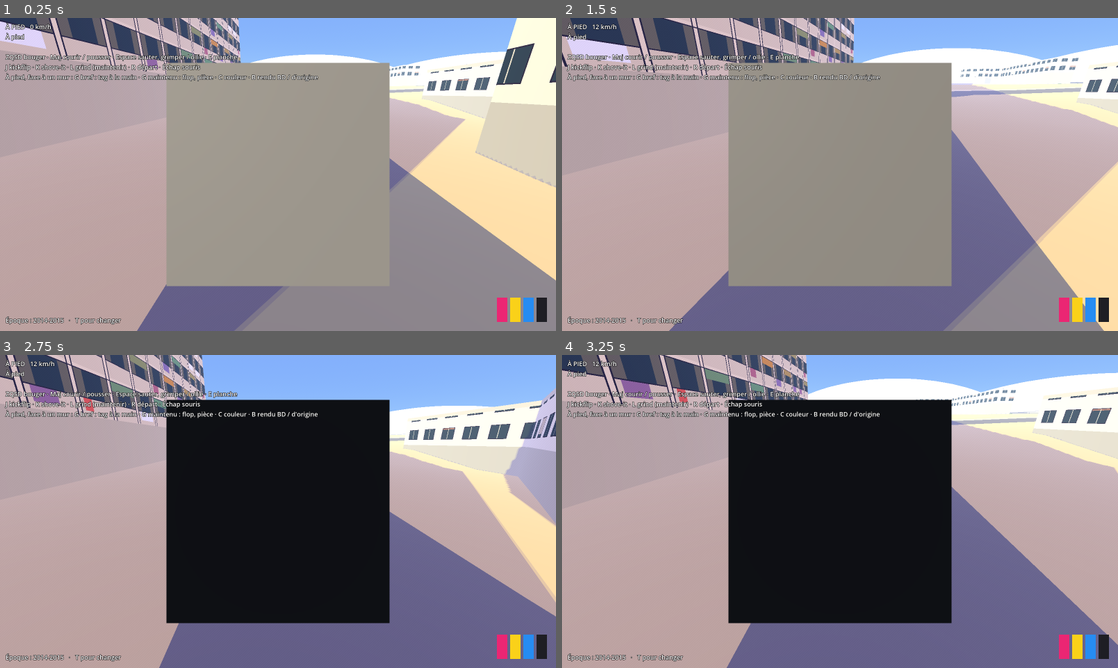
Above: before the commit, frames 1-4 (two rows, left to right).
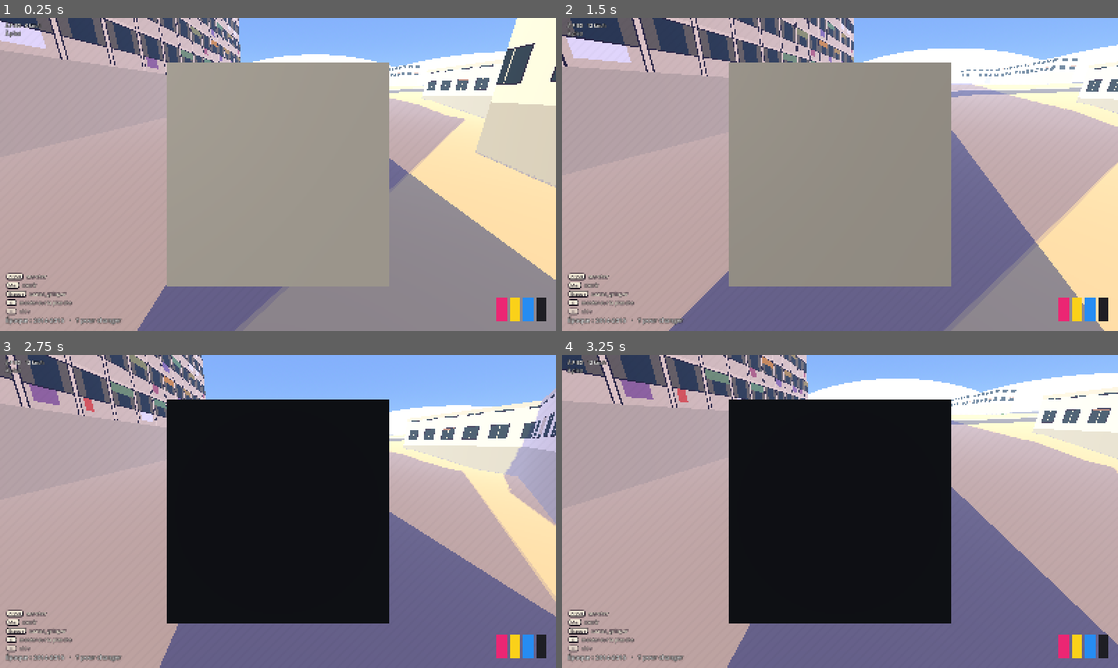
Above: after the commit, the same moments.

Repository: negoatapp-cyber/TRACE
Game: Godot game, scene res://scenes/lauriers.tscn
Same seed, same stepped clock (60 frames per second), same inputs: the game is played once before the commit and once after it.
Inputs (mouse positions are in pixels of both pictures, inside the frame that each line leads up to):
- Up to frame 1 (0.25 s): no input
- Up to frame 2 (1.5 s): tap Enter (ui_accept) at 0.5 s; move the mouse to (867, 174) at 0.52 s; hold G (graff) 0.53-1.28 s; hold W (move_forward) from 0.53 s (still down); tap F (fouiller) at 0.6 s; click (867, 174) at 0.67 s; tap Space (jump) at 0.77, 1.07 s; move the mouse to (812, 174) at 1.27 s; tap G (graff) at 1.35 s; click (812, 174) at 1.42 s
- Up to frame 3 (2.75 s): keep holding W (move_forward); tap Space (jump) at 1.52, 1.82 s; tap C (graff_color) at 1.55, 2.1 s; move the mouse to (289, 505) at 2.02 s; hold L (grind) from 2.03 s (still down); click (289, 505) at 2.17 s
- Up to frame 4 (3.25 s): keep holding W (move_forward); move the mouse to (834, 517) at 2.77 s; release L (grind) at 2.78 s; tap L (grind) at 2.85 s; click (834, 517) at 2.92 s; tap Space (jump) at 3.02 s; tap J (kickflip) at 3.05 s

The runs differ from the first frame. In frame 1, 4.1% of the frame differs, in the area x 0-100%, y 0-100%; in frame 2, 4.1%; in frame 3, 4.2%; in frame 4, 4.1%.

Commit message:
Aide aux commandes en capsules, selon la situation ; reprise des contrôles tactiles du PC ; tag tracé : variante forcée pour les captures
Co-Authored-By: Claude Opus 5.5 <noreply@anthropic.com>
Claude-Session: https://claude.ai/code/session_014E2dCjxvrNHpEzHYuDe4HQ

Diff:
--- a/project.godot
+++ b/project.godot
@@ -18,11 +18,15 @@
 [autoload]
 
 InputSetup="*res://scripts/input_setup.gd"
+TouchControls="*res://scripts/touch_controls.gd"
 
 [display]
 
 window/size/viewport_width=1600
 window/size/viewport_height=900
+window/stretch/mode="canvas_items"
+window/stretch/aspect="expand"
+window/handheld/orientation=1
 
 [physics]
 
@@ -46,3 +50,11 @@
 "type": "float",
 "value": 0.18
 }
+
+[input_devices]
+
+pointing/emulate_mouse_from_touch=false
+
+[rendering]
+
+textures/vram_compression/import_etc2_astc=true
--- a/scenes/player.tscn
+++ b/scenes/player.tscn
@@ -81,5 +81,5 @@
 offset_bottom = 160.0
 theme_override_colors/font_outline_color = Color(0, 0, 0, 1)
 theme_override_constants/outline_size = 4
-theme_override_font_sizes/font_size = 18
+theme_override_font_sizes/font_size = 14
 text = "TRACE"
--- /dev/null
+++ b/scripts/aide.gd
@@ -0,0 +1,120 @@
+class_name Aide
+extends CanvasLayer
+## L'aide aux commandes : quelques touches seulement, celles qui servent là où l'on est
+## (à pied, en skate, devant un mur, en train de tracer un tag). Touches dessinées comme des
+## petites capsules encrées, dans le style BD du jeu. Elle pâlit quand rien ne change,
+## revient dès que la situation change. H la masque ou la rappelle.
+
+const ENCRE := Color(0.10, 0.07, 0.12)
+const PAPIER := Color(0.97, 0.94, 0.86)
+const PALE_APRES := 5.0      ## secondes avant de pâlir
+const PALE := 0.35
+
+var graffiti: Node
+var joueur: Player
+var _boite: VBoxContainer
+var _contexte := ""
+var _depuis := 0.0
+var _masquee := false
+
+
+func _ready() -> void:
+	layer = 5
+	_boite = VBoxContainer.new()
+	_boite.add_theme_constant_override("separation", 5)
+	_boite.set_anchors_preset(Control.PRESET_BOTTOM_LEFT)
+	_boite.grow_vertical = Control.GROW_DIRECTION_BEGIN
+	_boite.position = Vector2(18, -18)
+	add_child(_boite)
+
+
+func _unhandled_key_input(event: InputEvent) -> void:
+	if event is InputEventKey and event.pressed and not event.echo and event.physical_keycode == KEY_H:
+		_masquee = not _masquee
+		_depuis = 0.0
+
+
+func _process(delta: float) -> void:
+	if joueur == null:
+		return
+	if TouchControls.actif:   # sur téléphone, les boutons à l'écran suffisent
+		_boite.visible = false
+		return
+	var c := contexte()
+	if c != _contexte:
+		_contexte = c
+		_depuis = 0.0
+		_remplir(lignes(c))
+	_depuis += delta
+	_boite.visible = not _masquee
+	var a := 1.0 if _depuis < PALE_APRES else lerpf(1.0, PALE, clampf((_depuis - PALE_APRES) / 1.0, 0.0, 1.0))
+	_boite.modulate.a = a
+	_boite.position.y = get_viewport().get_visible_rect().size.y - 46.0 - _boite.size.y
+
+
+func contexte() -> String:
+	if graffiti and graffiti.get("_trace") != null:
+		return "trace"
+	if joueur.mode == Player.Mode.SKATE:
+		return "skate"
+	if graffiti and graffiti.has_method("_conteneur_proche") and graffiti.call("_conteneur_proche") != null:
+		return "conteneur"
+	if graffiti and not (graffiti.get("_cible") as Dictionary).is_empty():
+		return "mur"
+	return "pied"
+
+
+static func lignes(c: String) -> Array:
+	match c:
+		"trace":
+			return [["Clic", "peindre (maintenir)"], ["G", "poser le tag"], ["Échap", "laisser tomber"]]
+		"skate":
+			return [["Maj", "pousser"], ["Espace", "ollie (maintenir, relâcher)"], ["J  K", "kickflip, shove-it"], ["L", "grind"], ["E", "planche dans le dos"]]
+		"conteneur":
+			return [["F", "fouiller : bombes pleines"], ["E", "planche"]]
+		"mur":
+			return [["G", "tag à la main (appui bref)"], ["G", "flop, pièce (maintenir)"], ["C", "changer de bombe"]]
+	return [["ZQSD", "marcher"], ["Maj", "courir"], ["Espace", "sauter, grimper"], ["E", "monter sur la planche"]]
+
+
+func _remplir(l: Array) -> void:
+	for n in _boite.get_children():
+		n.queue_free()
+	for paire in l:
+		_boite.add_child(_ligne(paire[0], paire[1]))
+	_boite.add_child(_ligne("H", "aide", true))
+
+
+func _ligne(touche: String, action: String, discret := false) -> Control:
+	var h := HBoxContainer.new()
+	h.add_theme_constant_override("separation", 8)
+	var cap := PanelContainer.new()
+	var st := StyleBoxFlat.new()
+	st.bg_color = PAPIER
+	st.border_color = ENCRE
+	st.set_border_width_all(2)
+	st.border_width_bottom = 4      # l'épaisseur du bas fait une touche en relief
+	st.set_corner_radius_all(5)
+	st.content_margin_left = 7
+	st.content_margin_right = 7
+	st.content_margin_top = 1
+	st.content_margin_bottom = 1
+	cap.add_theme_stylebox_override("panel", st)
+	cap.custom_minimum_size = Vector2(30, 0)
+	var k := Label.new()
+	k.text = touche
+	k.horizontal_alignment = HORIZONTAL_ALIGNMENT_CENTER
+	k.add_theme_color_override("font_color", ENCRE)
+	k.add_theme_font_size_override("font_size", 13)
+	cap.add_child(k)
+	h.add_child(cap)
+	var t := Label.new()
+	t.text = action
+	t.add_theme_font_size_override("font_size", 14)
+	t.add_theme_color_override("font_color", PAPIER)
+	t.add_theme_color_override("font_outline_color", ENCRE)
+	t.add_theme_constant_override("outline_size", 5)
+	h.add_child(t)
+	if discret:
+		h.modulate.a = 0.6
+	return h
--- a/scripts/graffiti.gd
+++ b/scripts/graffiti.gd
@@ -57,6 +57,11 @@
 	_joueur = get_node_or_null("../Player") as Player
 	_interface()
 	_charger()
+	var aide := Aide.new()
+	aide.name = "Aide"
+	aide.graffiti = self
+	aide.joueur = _joueur
+	add_child(aide)
 
 
 func _physics_process(delta: float) -> void:
@@ -65,7 +70,7 @@
 	_message_t = maxf(0.0, _message_t - delta)
 	if _trace:
 		_suivre_le_geste(delta)
-		_texte.text = "TRACE TON TAG   ·   clic gauche maintenu pour peindre\nG ou Entrée : poser   ·   Échap : annuler"
+		_texte.text = "TRACE TON TAG"
 		_barre.visible = false
 		return
 	if _attendre_relache:
@@ -169,9 +174,9 @@
 
 ## Appui bref sur G : la caméra se met face au mur, le tag de Loums apparaît en fantôme,
 ## et le joueur le repasse à la souris.
-func _commencer_trace() -> void:
+func _commencer_trace(variante := -1) -> void:
 	tenue = 0.0
-	var v := randi() % NB_TAGS
+	var v := randi() % NB_TAGS if variante < 0 else variante
 	var img := Image.load_from_file(ProjectSettings.globalize_path(LETTRAGE + "tag_%d.png" % (v + 1)))
 	if img == null:
 		return
@@ -263,7 +268,8 @@
 		cam.make_current()
 	_joueur.set_physics_process(true)
 	_joueur.set_process_unhandled_input(true)
-	Input.mouse_mode = Input.MOUSE_MODE_CAPTURED
+	if not TouchControls.actif:
+		Input.mouse_mode = Input.MOUSE_MODE_CAPTURED
 	_attendre_relache = true
 	tenue = 0.0
 
@@ -548,10 +554,10 @@
 		else:
 			_texte.text = "%s   (relâche pour poser)" % noms[p] if p != "" else "maintiens pour un flop · relâche vite pour tracer un tag"
 	elif _conteneur_proche():
-		_texte.text = "F : fouiller le conteneur"
+		_texte.text = ""
 	elif peut and reserve[bombe] < COUT["tag"]:
 		_texte.text = "Bombe vide   ·   C : changer   ·   conteneur derrière la grande barre"
 	elif peut:
-		_texte.text = "G bref : tag à la main   ·   G maintenu : flop, pièce   ·   C : bombe   ·   %d tags, %d flops, %d pièces" % [compte.tag, compte.flop, compte.piece]
+		_texte.text = ""
 	else:
 		_texte.text = ""
--- a/scripts/player_controller.gd
+++ b/scripts/player_controller.gd
@@ -55,7 +55,9 @@
 	spring_arm.add_excluded_object(get_rid())
 	spring_arm.rotation.x = -0.35
 	camera_pivot.top_level = true  # la caméra suit sans hériter des à-coups
-	Input.mouse_mode = Input.MOUSE_MODE_CAPTURED
+	add_to_group("player")
+	if not TouchControls.actif:
+		Input.mouse_mode = Input.MOUSE_MODE_CAPTURED
 	_set_mode(Mode.WALK)
 	skate.trick_done.connect(_on_trick_done)
 
@@ -70,6 +72,13 @@
 		Input.mouse_mode = Input.MOUSE_MODE_VISIBLE
 	elif event is InputEventMouseButton and event.pressed:
 		Input.mouse_mode = Input.MOUSE_MODE_CAPTURED
+
+
+## Caméra au doigt (contrôles tactiles) : `rel` est un déplacement déjà mis à l'échelle (radians).
+func touch_look(rel: Vector2) -> void:
+	_camera_libre = camera_pause
+	camera_pivot.rotate_y(-rel.x)
+	spring_arm.rotation.x = clampf(spring_arm.rotation.x - rel.y, -1.2, 0.25)
 
 
 func _physics_process(delta: float) -> void:
@@ -385,5 +394,7 @@
 	var state := "CHUTE" if chute_t >= 0.0 else "À PIED"
 	if mode == Mode.SKATE:
 		state = "GRIND" if skate.grinding else ("AIR" if skate.in_air else "SKATE")
-	debug_label.text = "%s   %d km/h\n%s\n\nZQSD bouger · Maj courir / pousser · Espace sauter, grimper / ollie · E planche\nJ kickflip · K shove-it · L grind (maintenir) · R départ · Échap souris\nÀ pied, face à un mur : G bref : tag à la main · G maintenu : flop, pièce · C couleur · B rendu BD / d'origine" % [
-		state, roundi(kmh), skate.last_event]
+	if TouchControls.actif:
+		debug_label.text = "%s   %d km/h\n%s" % [state, roundi(kmh), skate.last_event]
+		return
+	debug_label.text = "%s   %d km/h\n%s" % [state, roundi(kmh), skate.last_event]
--- /dev/null
+++ b/scripts/touch_controls.gd
@@ -0,0 +1,166 @@
+extends CanvasLayer
+## Contrôles tactiles (autoload « TouchControls »), actifs seulement sur un écran tactile.
+## Joystick flottant à gauche, glisser à droite pour la caméra, boutons d'action.
+## Tout passe par les mêmes actions que le clavier et la manette (voir input_setup.gd).
+## Pour tester sur PC : lancer avec `-- --touch`, ou ouvrir la version web avec `?touch`.
+
+var actif := false
+var _canvas: Control
+var _doigts := {}            ## index du doigt -> {"role": "joy"/"look"/"bouton", ...}
+var _joy_origine := Vector2.ZERO
+var _joy_pos := Vector2.ZERO
+var _joy_vu := false
+var _enfonces := {}          ## nom du bouton -> nombre de doigts dessus
+
+const JOY_RAYON := 95.0
+const SENS_CAMERA := 0.0055
+
+## [nom, libellé, action, maintenu, dx, dy, rayon]  (dx/dy depuis le coin bas-droit ; dy<0 = vers le haut)
+## Les petits boutons du haut sont donnés depuis le coin haut-droit (dy>0).
+const BOUTONS := [
+	["jump", "SAUT", "jump", false, -150, -150, 82],
+	["push", "COURIR", "push", true, -330, -85, 56],
+	["board", "PLANCHE", "toggle_board", false, -330, -225, 56],
+	["flip", "FLIP", "kickflip", false, -175, -330, 50],
+	["shove", "SHOVE", "shove_it", false, -335, -355, 50],
+	["grind", "GRIND", "grind", true, -480, -225, 50],
+	["graff", "GRAFF", "graff", true, -480, -85, 50],
+	["couleur", "COUL.", "graff_color", false, -620, -85, 40],
+	["fouille", "FOUILLE", "fouiller", false, -620, -215, 40],
+	["reset", "DÉPART", "reset", false, -60, 55, 34],
+	["bd", "BD", "style_bd", false, -150, 55, 34],
+]
+
+
+func _ready() -> void:
+	layer = 100
+	actif = DisplayServer.is_touchscreen_available() or OS.get_cmdline_user_args().has("--touch")
+	if OS.has_feature("web") and not actif:
+		var q = JavaScriptBridge.eval("window.location.search", true)
+		actif = q != null and str(q).contains("touch")
+	if not actif:
+		return
+	_canvas = Control.new()
+	_canvas.set_anchors_preset(Control.PRESET_FULL_RECT)
+	_canvas.mouse_filter = Control.MOUSE_FILTER_IGNORE
+	_canvas.draw.connect(_dessiner)
+	add_child(_canvas)
+
+
+func _centre(b: Array) -> Vector2:
+	var s := _canvas.size
+	var dy: float = b[5]
+	return Vector2(s.x + float(b[4]), (s.y + dy) if dy < 0.0 else dy)
+
+
+func _bouton_sous(p: Vector2) -> Array:
+	for b in BOUTONS:
+		if p.distance_to(_centre(b)) <= float(b[6]) * 1.15:
+			return b
+	return []
+
+
+func _input(event: InputEvent) -> void:
+	if not actif:
+		return
+	if event is InputEventScreenTouch:
+		if event.pressed:
+			_debut(event.index, event.position)
+		else:
+			_fin(event.index)
+		get_viewport().set_input_as_handled()
+	elif event is InputEventScreenDrag:
+		_glisse(event.index, event.position, event.relative)
+		get_viewport().set_input_as_handled()
+
+
+func _debut(i: int, p: Vector2) -> void:
+	var b := _bouton_sous(p)
+	if not b.is_empty():
+		_doigts[i] = {"role": "bouton", "b": b}
+		_enfonces[b[0]] = int(_enfonces.get(b[0], 0)) + 1
+		_envoyer(b[2], true)
+	elif p.x < _canvas.size.x * 0.45 and not _joy_vu:
+		_doigts[i] = {"role": "joy"}
+		_joy_origine = p
+		_joy_pos = p
+		_joy_vu = true
+		_appliquer_joy()
+	else:
+		_doigts[i] = {"role": "look"}
+	_canvas.queue_redraw()
+
+
+func _glisse(i: int, p: Vector2, rel: Vector2) -> void:
+	if not _doigts.has(i):
+		return
+	match _doigts[i]["role"]:
+		"joy":
+			_joy_pos = p
+			_appliquer_joy()
+		"look":
+			var joueur := get_tree().get_first_node_in_group("player")
+			if joueur and joueur.has_method("touch_look"):
+				joueur.touch_look(rel * SENS_CAMERA)
+	_canvas.queue_redraw()
+
+
+func _fin(i: int) -> void:
+	if not _doigts.has(i):
+		return
+	var d: Dictionary = _doigts[i]
+	if d["role"] == "bouton":
+		var b: Array = d["b"]
+		_enfonces[b[0]] = maxi(0, int(_enfonces.get(b[0], 1)) - 1)
+		_envoyer(b[2], false)
+	elif d["role"] == "joy":
+		_joy_vu = false
+		_appliquer_joy()
+	_doigts.erase(i)
+	_canvas.queue_redraw()
+
+
+func _envoyer(action: String, presse: bool) -> void:
+	var ev := InputEventAction.new()
+	ev.action = action
+	ev.pressed = presse
+	ev.strength = 1.0 if presse else 0.0
+	Input.parse_input_event(ev)
+
+
+func _appliquer_joy() -> void:
+	var v := Vector2.ZERO
+	if _joy_vu:
+		v = ((_joy_pos - _joy_origine) / JOY_RAYON).limit_length(1.0)
+		if v.length() < 0.15:
+			v = Vector2.ZERO
+	_axe("move_left", maxf(-v.x, 0.0))
+	_axe("move_right", maxf(v.x, 0.0))
+	_axe("move_forward", maxf(-v.y, 0.0))
+	_axe("move_back", maxf(v.y, 0.0))
+
+
+func _axe(action: String, force: float) -> void:
+	if force > 0.0:
+		Input.action_press(action, force)
+	else:
+		Input.action_release(action)
+
+
+func _dessiner() -> void:
+	var police := ThemeDB.fallback_font
+	for b in BOUTONS:
+		var c := _centre(b)
+		var r: float = b[6]
+		var on := int(_enfonces.get(b[0], 0)) > 0
+		_canvas.draw_circle(c, r, Color(1, 1, 1, 0.38 if on else 0.14))
+		_canvas.draw_arc(c, r, 0.0, TAU, 40, Color(1, 1, 1, 0.7), 3.0, true)
+		var taille := int(r * 0.34)
+		var t: String = b[1]
+		var w := police.get_string_size(t, HORIZONTAL_ALIGNMENT_LEFT, -1, taille).x
+		_canvas.draw_string(police, c + Vector2(-w * 0.5, taille * 0.35), t,
+			HORIZONTAL_ALIGNMENT_LEFT, -1, taille, Color(1, 1, 1, 0.95))
+	if _joy_vu:
+		_canvas.draw_circle(_joy_origine, JOY_RAYON, Color(1, 1, 1, 0.10))
+		_canvas.draw_arc(_joy_origine, JOY_RAYON, 0.0, TAU, 40, Color(1, 1, 1, 0.5), 3.0, true)
+		_canvas.draw_circle(_joy_origine + (_joy_pos - _joy_origine).limit_length(JOY_RAYON), 40.0, Color(1, 1, 1, 0.4))
Not shown, added: scripts/aide.gd.uid
Not shown, added: scripts/touch_controls.gd.uid
